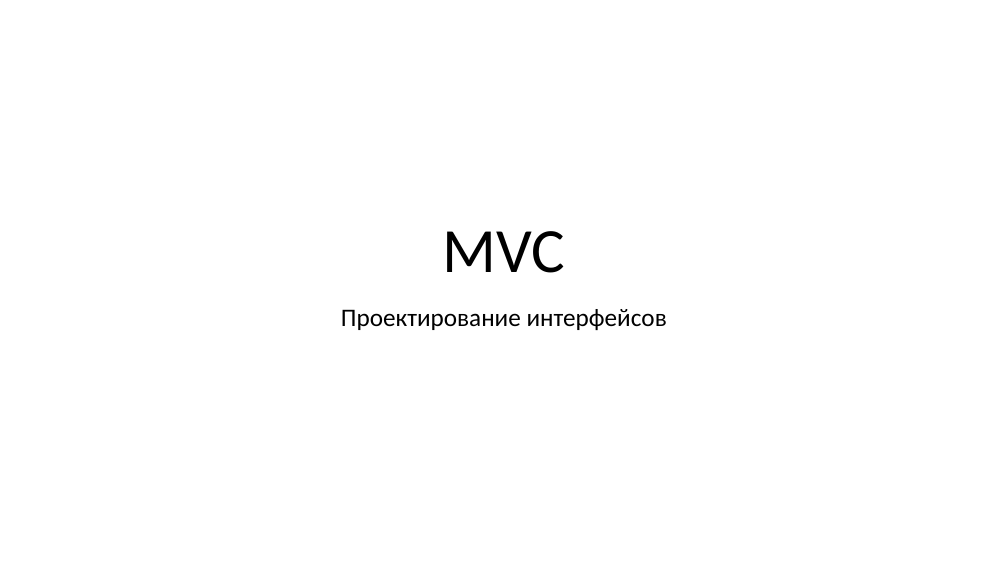
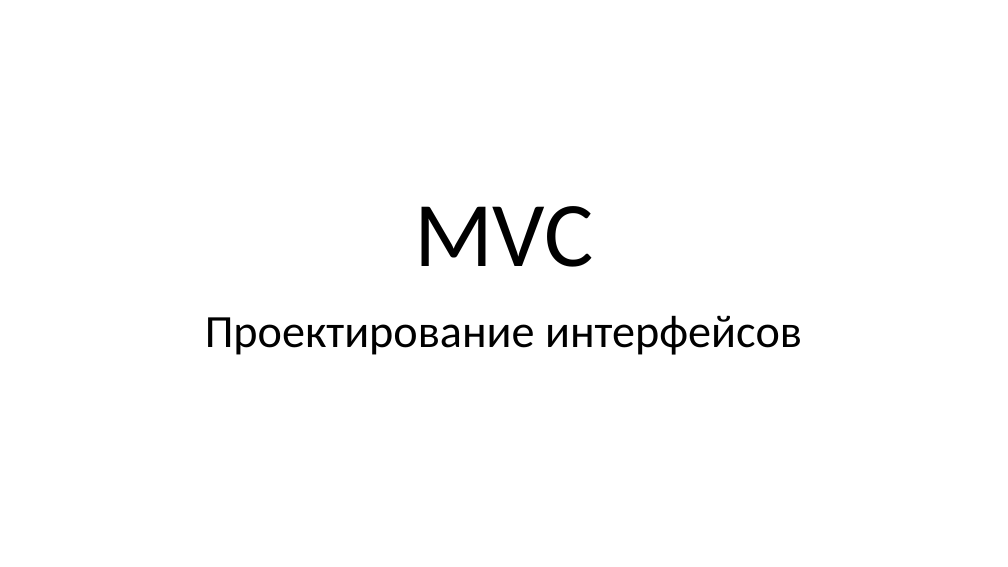
Before and after one commit to dzavodchikov/ChessMVC, a slide deck: slide 1 of Паттерн MVC.pptx. Drawn at 1008x567 pixels with LibreOffice and Linux fonts; fonts in the diff are those of the drawing; background and template pictures are left out. Boxes give left, top, right and bottom in pixels: in the first picture for what was removed or moved away, otherwise in the second. Text is boxed around its words. In the diff, an @@ line names an element or a change of style, - is before the commit and + after.

Commit message:
Change fonts for presentation

```diff
--- a/Паттерн MVC.pptx
+++ b/Паттерн MVC.pptx
@@ title "MVC" at [414,206,594,267]: size 60 to 88 pt @@
@@ subtitle "Проектирование интерфейсов" at [205,315,802,355]: size 24 to 44 pt @@
```
Also in this commit, not shown: 12 other slides changed, 1 other file.
